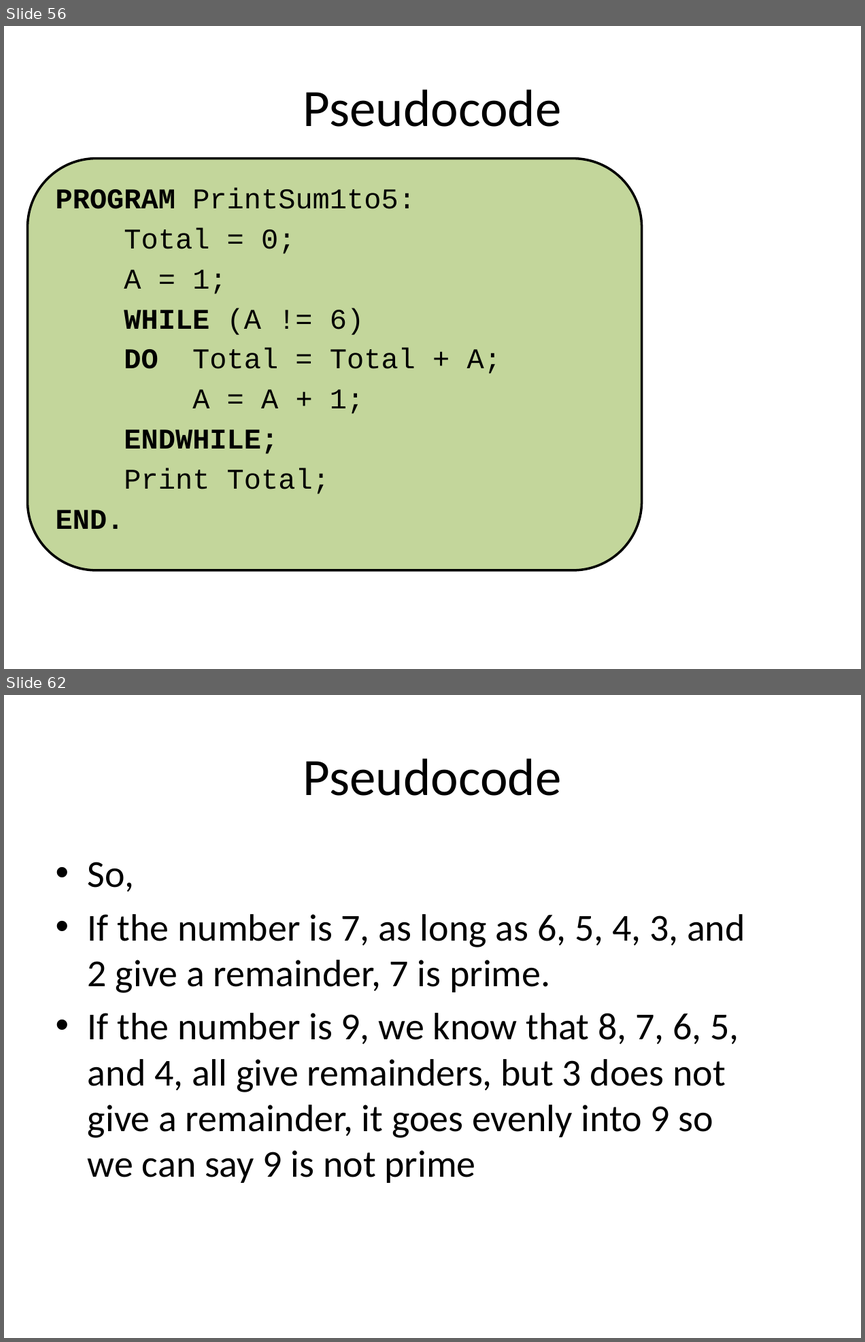
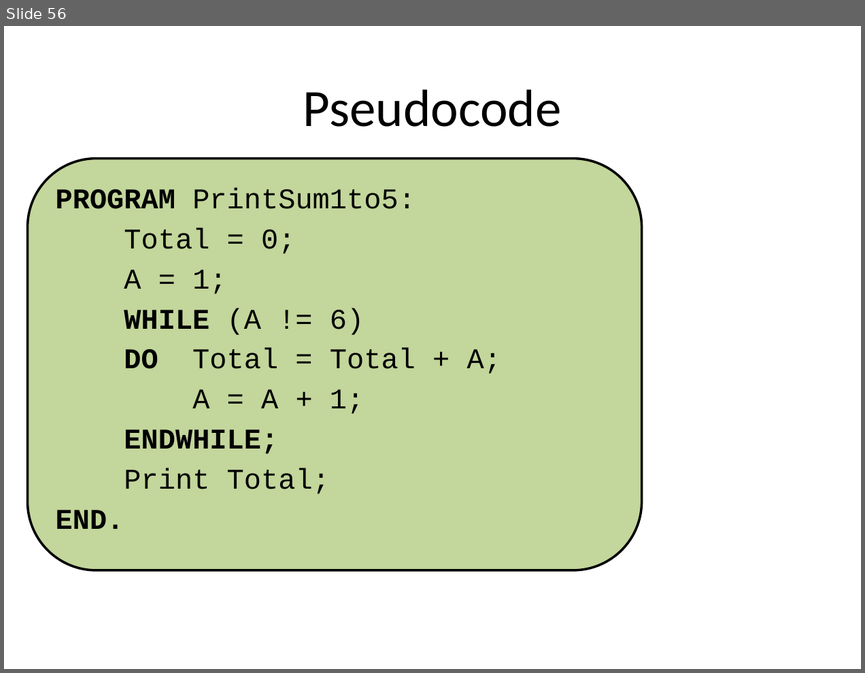
Before and after one commit to cloudbase1/FRCProrammingElective, a slide deck: pseudocodePresentation.pptx. Shown one above the other, each under a label of ours: slides 56 and 62 before the commit, slide 56 after it; the slides between them are not shown. The pictures are 865x1342 and 865x673 pixels, drawn with LibreOffice and Linux fonts; fonts in the diff are those of the drawing. Boxes give left, top, right and bottom in pixels: in the first picture for what was removed or moved away, otherwise in the second. Text is boxed around its words. In the diff, an @@ line names an element or a change of style, - is before the commit and + after.

```diff
--- a/pseudocodePresentation.pptx
+++ b/pseudocodePresentation.pptx
@@ slide 62 removed at <box>4,695,861,1338</box>, background #FFFFFF @@
@@ title removed at <box>303,758,562,796</box> @@
-Pseudocode
@@ text removed at <box>88,862,745,1183</box> @@
-• So,
-• If the number is 7, as long as 6, 5, 4, 3, and 2 give a remainder, 7 is prime.
-• If the number is 9, we know that 8, 7, 6, 5, and 4, all give remainders, but 3 does not give a remainder, it goes evenly into 9 so we can say 9 is not prime
```
Also in this commit, not shown: 1 slide changed, 2 slides added, 7 other slides removed, 3 other files.
